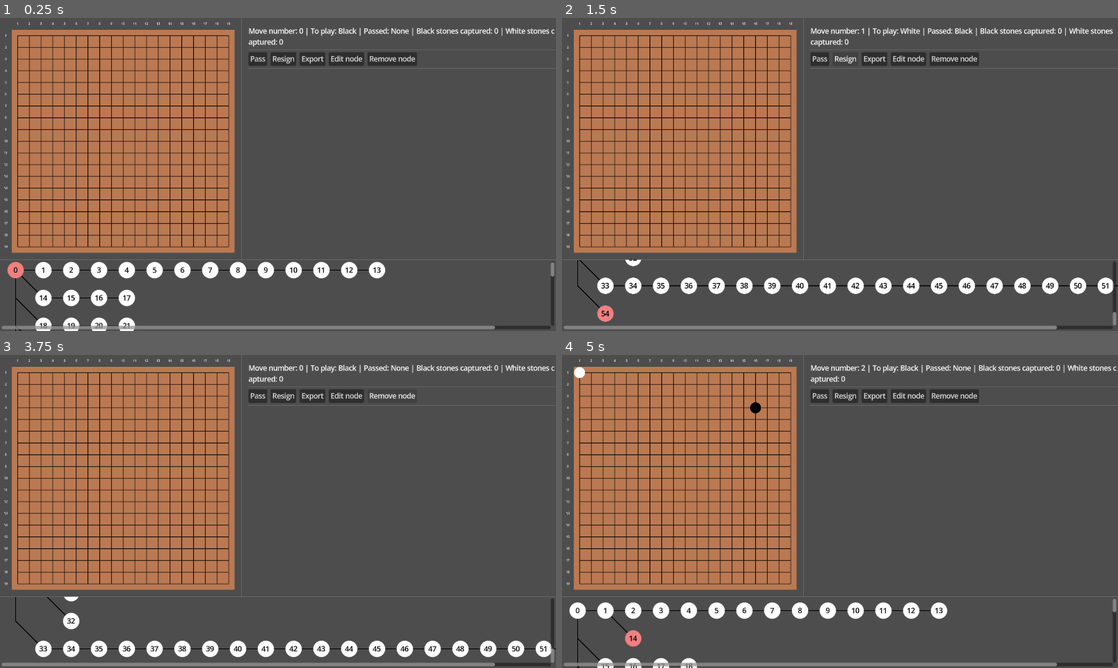
Above: before the commit, frames 1-4 (two rows, left to right).
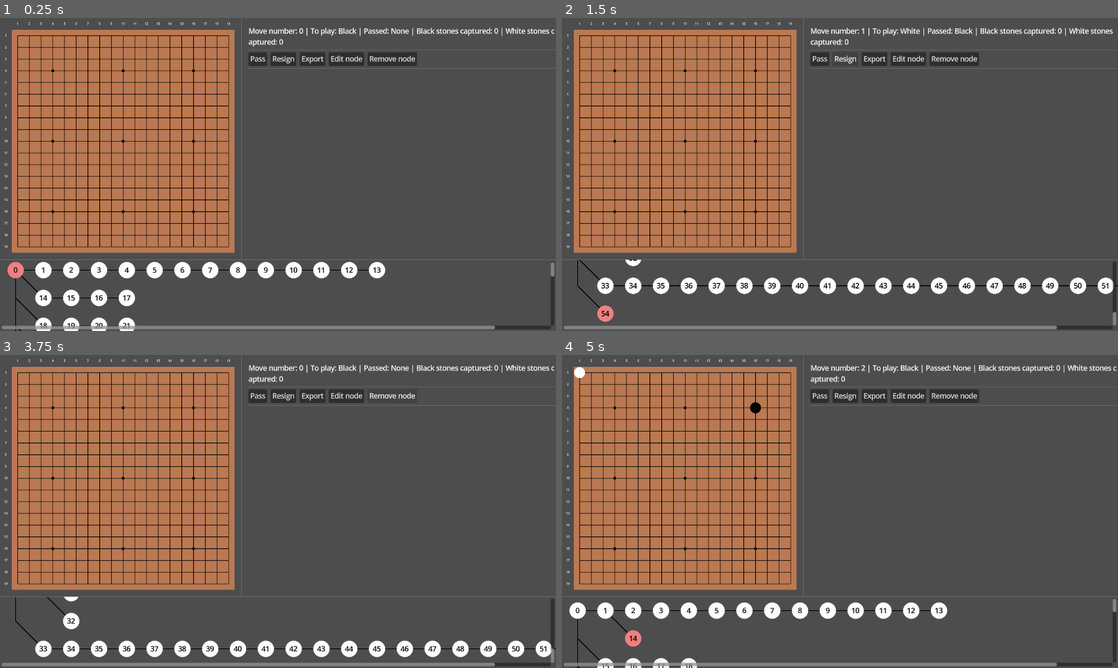
Above: after the commit, the same moments.

Repository: MichalHrbek/gdgo
Game: Godot game, scene res://scenes/main.tscn
Same seed, same stepped clock (60 frames per second), same inputs: the game is played once before the commit and once after it.
Inputs (mouse positions are in pixels of both pictures, inside the frame that each line leads up to):
- Up to frame 1 (0.25 s): no input
- Up to frame 2 (1.5 s): click "Pass" at 0.5 s; click "Resign" at 1.25 s
- Up to frame 3 (3.75 s): click "Export" at 2 s; click "Edit node" at 2.75 s; click "Remove node" at 3.5 s
- Up to frame 4 (5 s): tap Enter at 4.25 s; move the mouse to (578, 373) at 4.27 s; hold Right (ui_right) from 4.28 s (still down); click (578, 373) at 4.42 s

The runs differ from the first frame. In frame 1, less than 0.1% of the frame differs, in the area x 9-36%, y 16-63%; in frame 2, less than 0.1%; in frame 3, less than 0.1%; in frame 4, less than 0.1%.

Commit message:
Implemented goban stars

Diff:
--- /dev/null
+++ b/assets/grid/star.svg
@@ -0,0 +1,3 @@
+<svg xmlns="http://www.w3.org/2000/svg" width="64" height="64" viewBox="0 0 64 64" fill="none">
+  <circle cx="32" cy="32" r="8" fill="black" />
+</svg>
--- a/scenes/board_piece.tscn
+++ b/scenes/board_piece.tscn
@@ -5,6 +5,7 @@
 [ext_resource type="Texture2D" uid="uid://b1fjj6wg1am83" path="res://assets/grid/grid_top.svg" id="3_1f78n"]
 [ext_resource type="Texture2D" uid="uid://dtvk1dw3s4iqo" path="res://assets/grid/grid_left.svg" id="4_ul1dh"]
 [ext_resource type="Texture2D" uid="uid://bawuutc5yl8jr" path="res://assets/grid/grid_right.svg" id="5_675k6"]
+[ext_resource type="Texture2D" uid="uid://dfundv0sq6vs7" path="res://assets/grid/star.svg" id="6_21166"]
 [ext_resource type="Texture2D" uid="uid://bjahbwc55i31x" path="res://assets/stones/stone.svg" id="6_oenme"]
 [ext_resource type="Texture2D" uid="uid://n4eddklu5mg" path="res://assets/markup_symbols/circle.svg" id="8_0jmdt"]
 [ext_resource type="Texture2D" uid="uid://dl4m571s0sfqn" path="res://assets/markup_symbols/cross.svg" id="9_21166"]
@@ -15,7 +16,7 @@
 [sub_resource type="LabelSettings" id="LabelSettings_0jmdt"]
 font_color = Color(9.62615e-08, 0.8833101, 0.48493898, 1)
 
-[node name="BoardPiece" type="Control" unique_id=509857418 n …(194 unchanged characters)… "grid_bottom", "grid_left", "grid_right")]
+[node name="BoardPiece" type="Control" unique_id=509857418 n …(194 unchanged characters)… "grid_bottom", "grid_left", "grid_right", "grid_star")]
 layout_mode = 3
 anchors_preset = 0
 offset_right = 64.0
@@ -34,6 +35,7 @@
 grid_bottom = NodePath("GridBottom")
 grid_left = NodePath("GridLeft")
 grid_right = NodePath("GridRight")
+grid_star = NodePath("GridStar")
 
 [node name="Wood" type="ColorRect" parent="." unique_id=1202563979]
 layout_mode = 0
@@ -68,6 +70,14 @@
 offset_right = 64.0
 offset_bottom = 64.0
 texture = ExtResource("5_675k6")
+
+[node name="GridStar" type="TextureRect" parent="." unique_id=1484804509]
+self_modulate = Color(0, 0, 0, 1)
+texture_filter = 2
+layout_mode = 0
+offset_right = 64.0
+offset_bottom = 64.0
+texture = ExtResource("6_21166")
 
 [node name="StoneWhite" type="TextureRect" parent="." unique_id=1290633242]
 visible = false
--- a/scripts/go/ui/board_piece.gd
+++ b/scripts/go/ui/board_piece.gd
@@ -16,8 +16,21 @@
 @export var grid_bottom: Control
 @export var grid_left: Control
 @export var grid_right: Control
+@export var grid_star: Control
 
 var current_state: Stone = null
+
+const STARS = [
+	Vector2i(19, 4),
+	Vector2i(19, 10),
+	Vector2i(19, 16),
+	Vector2i(13, 4),
+	Vector2i(13, 7),
+	Vector2i(13, 10),
+	Vector2i(9, 3),
+	Vector2i(9, 5),
+	Vector2i(9, 7),
+]
 
 func show_potenial(color: Stone.StoneColor) -> void:
 	if current_state.color != Stone.StoneColor.NONE:
@@ -38,7 +51,7 @@
 	black_stone.hide()
 	white_stone.hide()
 
-func update(stone: Stone, pos: Vector2, board_size: Vector2i) -> void:
+func update(stone: Stone, pos: Vector2i, board_size: Vector2i) -> void:
 	grid_top.show()
 	grid_bottom.show()
 	grid_left.show()
@@ -48,6 +61,8 @@
 	if pos.y == 1: grid_top.hide()
 	if pos.x == board_size.x: grid_right.hide()
 	if pos.y == board_size.y: grid_bottom.hide()
+
+	grid_star.visible = board_size.x == board_size.y and Vector2i(board_size.x, pos.x) in STARS and Vector2i(board_size.x, pos.y) in STARS
 
 	self.visible = stone.in_view
 	self.modulate = Color.GRAY if stone.dim else Color.WHITE
Not shown, added: assets/grid/star.svg.import
